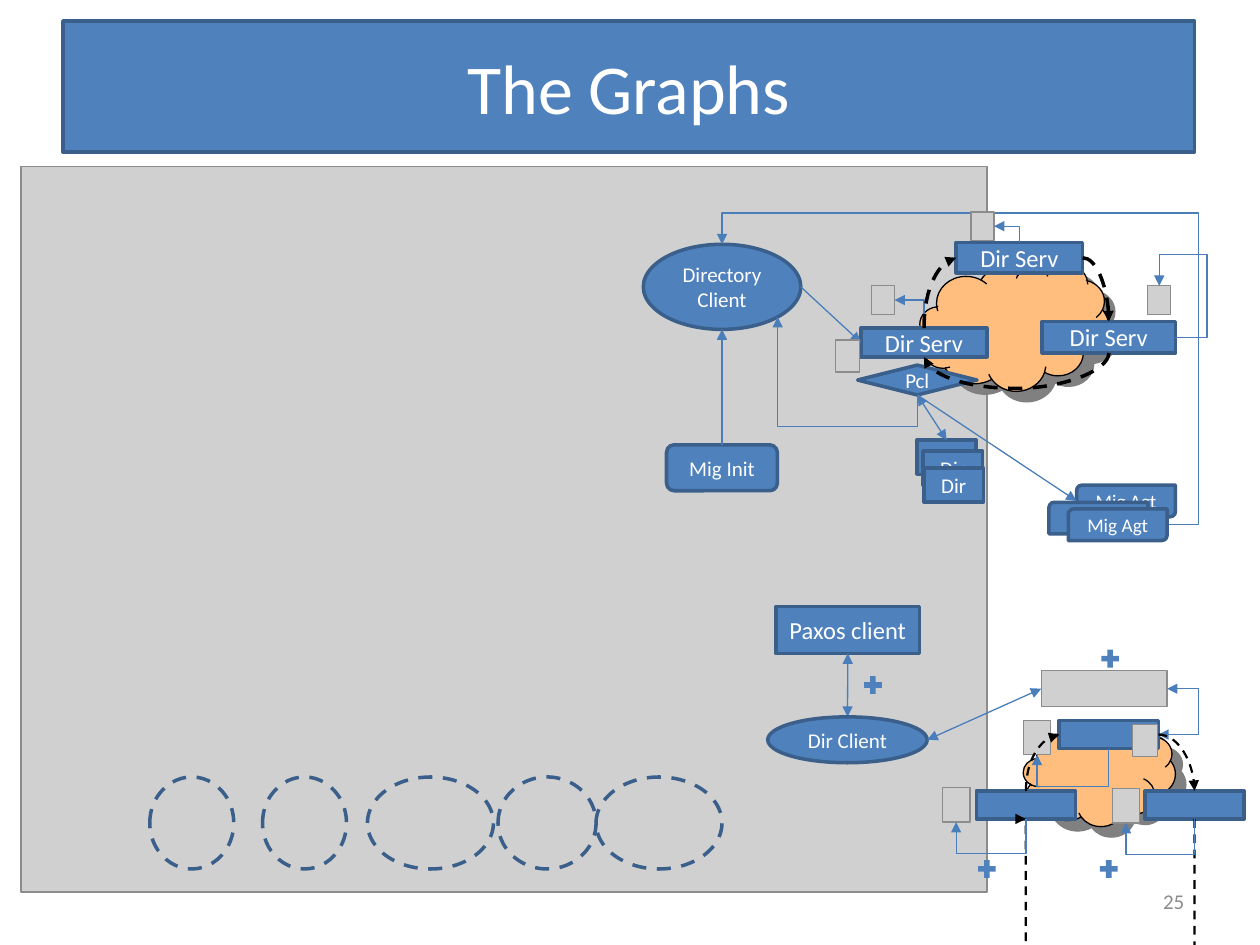
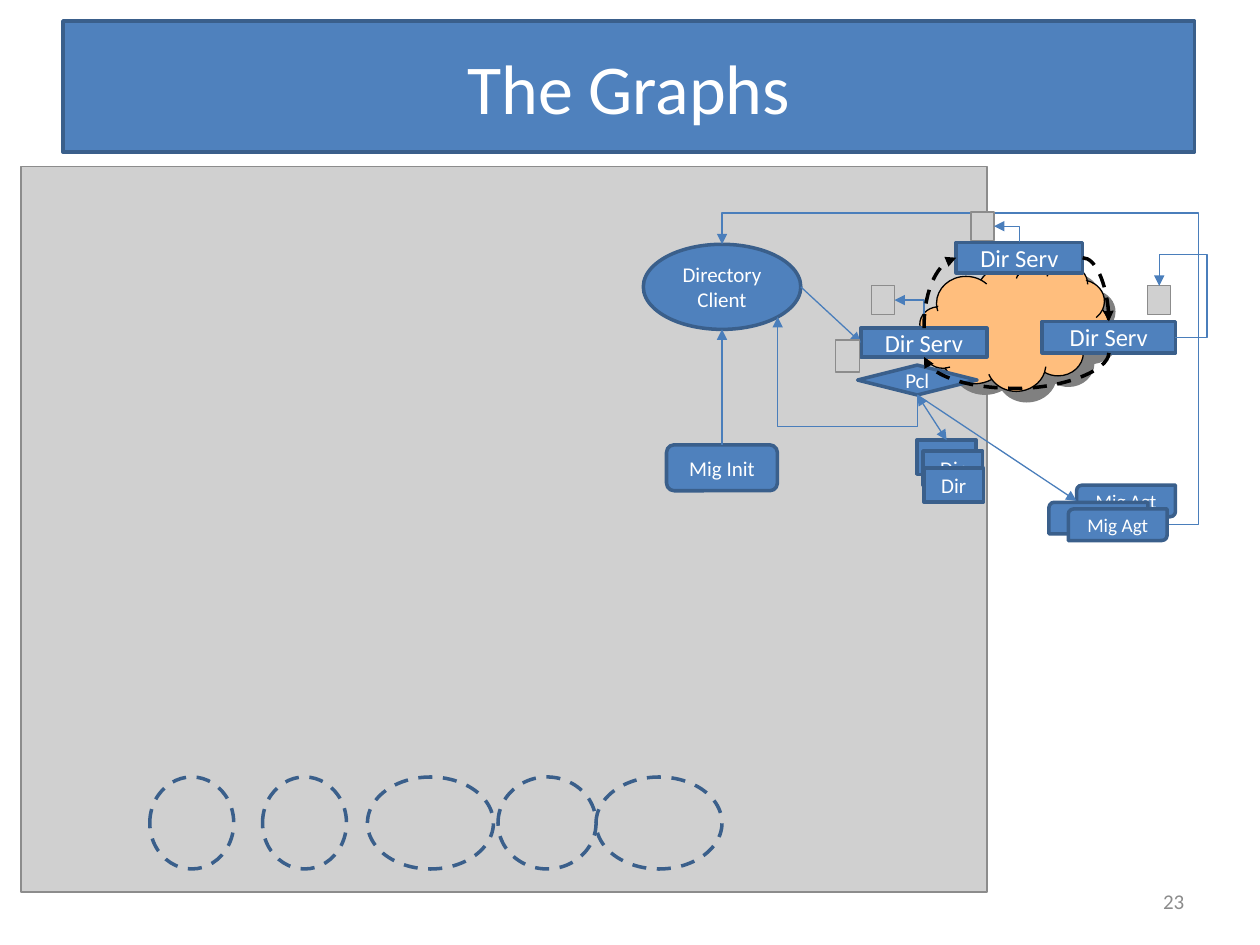
Before and after one commit to Slania/JPaxos-1, a slide deck: slide 23 of Paxos based directory updates for geo-replicated cloud storage.pptx (slide 25 before the commit). Drawn at 1260x945 pixels with LibreOffice and Linux fonts; fonts in the diff are those of the drawing; grey boxes stand for pictures. Boxes give left, top, right and bottom in pixels: in the first picture for what was removed or moved away, otherwise in the second. Text is boxed around its words. In the diff, an @@ line names an element or a change of style, - is before the commit and + after.

Commit message:
Sri | Updated ppt

```diff
--- a/Paxos based directory updates for geo-replicated cloud storage.pptx
+++ b/Paxos based directory updates for geo-replicated cloud storage.pptx
@@ rectangle removed at [776, 606, 920, 653] @@
-Paxos client
@@ double arrow removed from (848, 654) to (848, 717) @@
@@ plus sign removed at [1099, 646, 1123, 670] @@
@@ plus sign removed at [861, 673, 885, 697] @@
@@ double arrow removed from (927, 740) to (1041, 689) @@
@@ picture removed at [1041, 670, 1167, 706] @@
@@ elbow double arrow removed from (1167, 689) to (1158, 735) @@
@@ ellipse removed at [767, 717, 927, 762] @@
-Dir Client
@@ freeform shape removed at [1023, 724, 1176, 827] @@
@@ picture removed at [1023, 721, 1051, 755] @@
@@ curved arrow removed from (1026, 791) to (1060, 735) @@
@@ elbow arrow removed from (1109, 748) to (1037, 755) @@
@@ rectangle removed at [1060, 721, 1159, 748] @@
@@ picture removed at [1133, 724, 1158, 757] @@
@@ curved arrow removed from (1158, 735) to (1194, 791) @@
@@ picture removed at [942, 788, 970, 822] @@
@@ rectangle removed at [976, 791, 1076, 819] @@
@@ picture removed at [1113, 789, 1140, 823] @@
@@ rectangle removed at [1145, 791, 1245, 819] @@
@@ elbow arrow removed from (1026, 819) to (956, 822) @@
@@ curved arrow removed from (1194, 819) to (1026, 819) @@
@@ elbow arrow removed from (1194, 819) to (1126, 823) @@
@@ plus sign removed at [975, 857, 999, 881] @@
@@ plus sign removed at [1097, 857, 1121, 881] @@
@@ page number at [1163, 895, 1184, 909]: text changed @@
-25
+23
```
Also in this commit, not shown: 8 other slides changed, 1 slide added, 2 slides removed.
